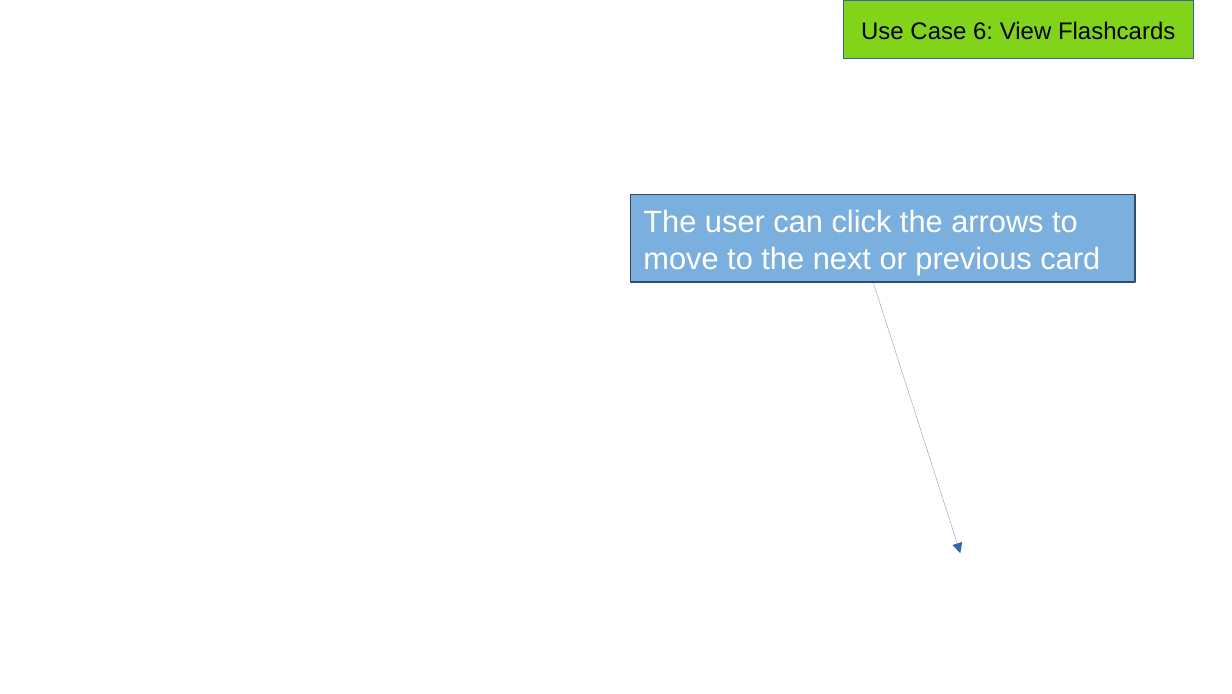
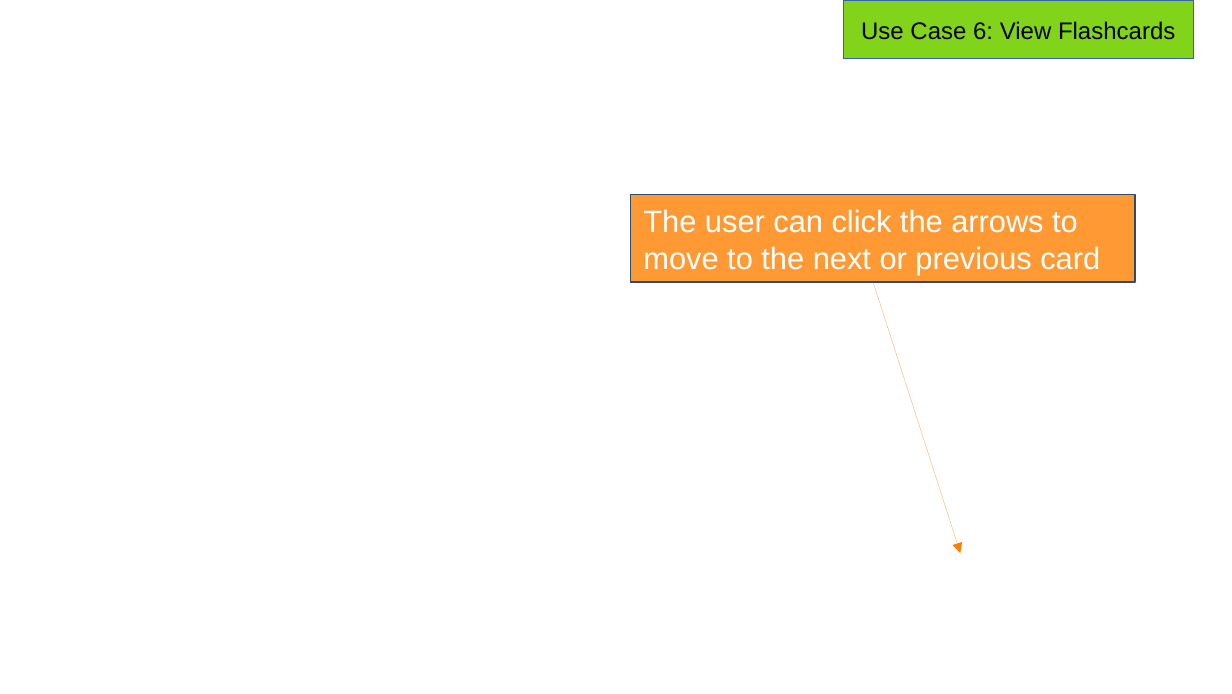
Before and after one commit to SaltyW123/gp20, a slide deck: slide 29 of dev/20200218/osp1/UI-Spec-Presentation/Demo_of_UI.odp. Drawn at 1232x694 pixels with LibreOffice and Linux fonts; fonts in the diff are those of the drawing; background and template pictures are left out. Boxes give left, top, right and bottom in pixels: in the first picture for what was removed or moved away, otherwise in the second. Text is boxed around its words. In the diff, an @@ line names an element or a change of style, - is before the commit and + after.

```diff
--- a/dev/20200218/osp1/UI-Spec-Presentation/Demo_of_UI.odp
+++ b/dev/20200218/osp1/UI-Spec-Presentation/Demo_of_UI.odp
@@ rectangle "The user can click the ..." at <box>631,195,1135,282</box>: fill #5B9BD5 at 80% opacity to #FF8000 at 80% opacity @@
@@ arrow (873, 282) - (961, 553): stroke #3465A4 0 pt to #FF8000 0 pt @@
```
Also in this commit, not shown: 15 other slides changed, 1 slide added, 21 other files.
